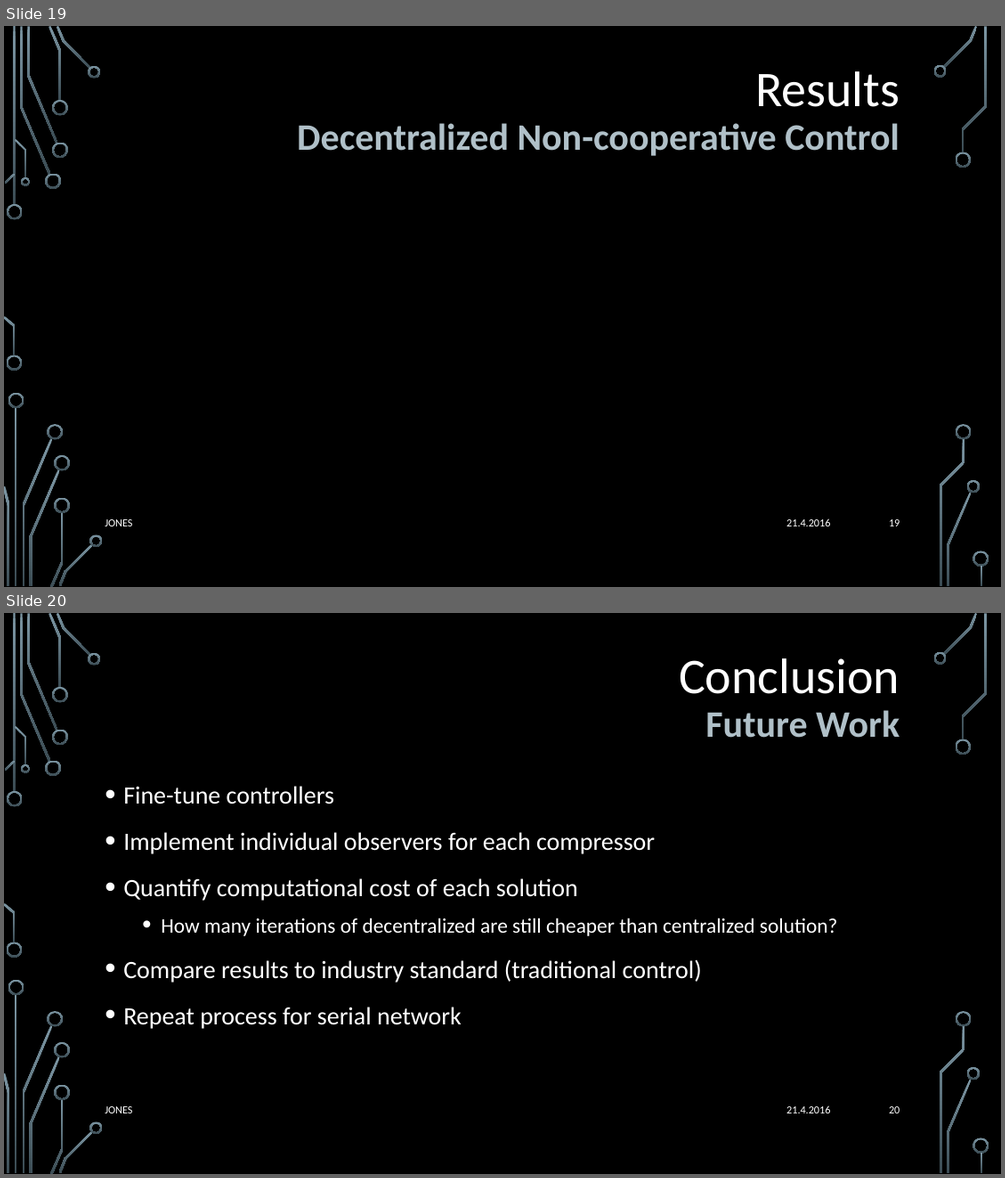
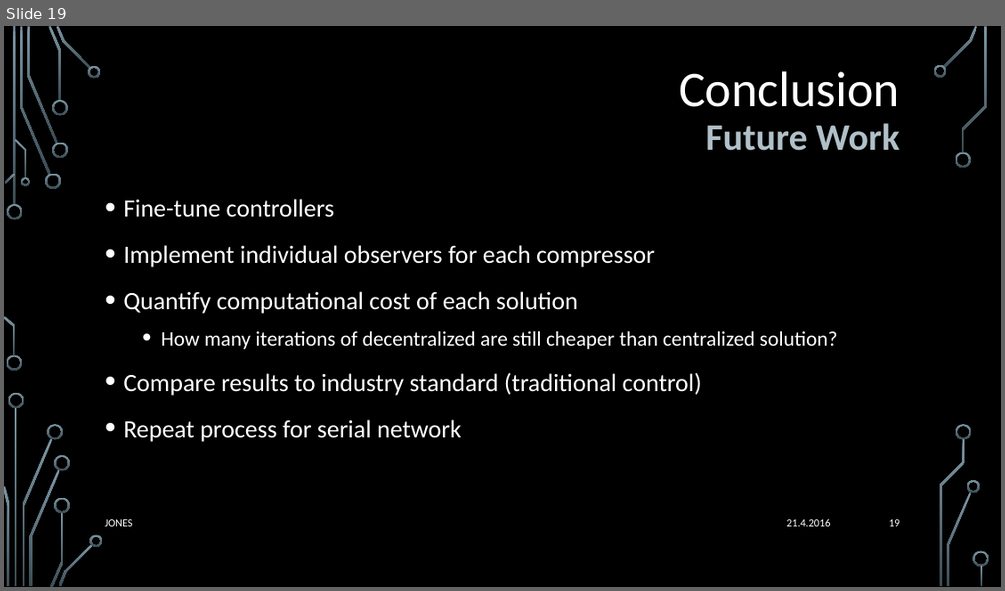
Before and after one commit to katie-jones/compressor-mpc-simulink, a slide deck: report/midterm/presentation.pptx. Shown one above the other, each under a label of ours: slides 19 and 20 before the commit, slide 19 after it. The pictures are 1005x1178 and 1005x591 pixels, drawn with LibreOffice and Linux fonts; fonts in the diff are those of the drawing; background and template pictures are left out. Boxes give left, top, right and bottom in pixels: in the first picture for what was removed or moved away, otherwise in the second. Text is boxed around its words. In the diff, an @@ line names an element or a change of style, - is before the commit and + after.

```diff
--- a/report/midterm/presentation.pptx
+++ b/report/midterm/presentation.pptx
@@ slide 19 removed at bbox=[4, 26, 1001, 587], background picture (left out); not listed: 36 template elements that a slide beside it also shows @@
@@ title removed at bbox=[755, 71, 899, 107] @@
-Results
@@ text removed at bbox=[297, 123, 899, 156] @@
-Decentralized Non-cooperative Control
@@ text removed at bbox=[105, 519, 132, 526] @@
-JONES
@@ text removed at bbox=[786, 518, 830, 526] @@
-21.4.2016
@@ page number removed at bbox=[889, 519, 899, 526] @@
-19
@@ what was slide 20 is now slide 19 @@
@@ page number at bbox=[889, 519, 899, 526]: text changed @@
-20
+19
```
Also in this commit, not shown: 7 slides changed, 1 other file.
